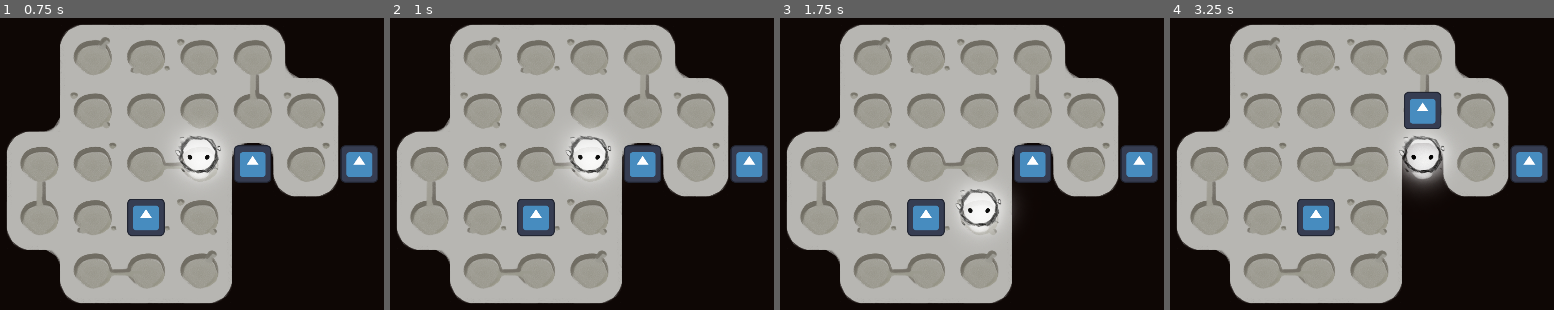
Above: before the commit, frames 1-4 (left to right).
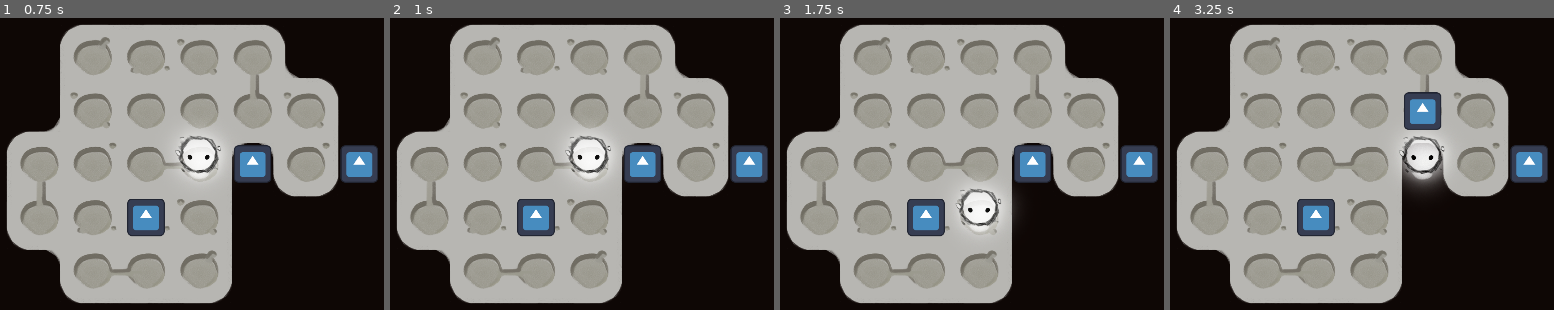
Above: after the commit, the same moments.

Repository: Lukko-Digital/brackeys-jam-2025-1
Game: Godot game, scene res://src/main.tscn
Two runs of this game, one before a commit and one after it. Both use one fixed random seed, a clock stepped at 60 frames per second and the inputs below. The engine's default icon, where the game draws it, is replaced by a stand-in: a white triangle on a blue panel in a dark square.
Inputs:
- Up to frame 1 (0.75 s): tap Enter at 0.5 s; hold D (right) from 0.53 s (still down)
- Up to frame 2 (1 s): keep holding D (right)
- Up to frame 3 (1.75 s): tap Space at 1.25 s; release D (right) at 1.28 s; hold S (down) from 1.28 s (still down)
- Up to frame 4 (3.25 s): tap Enter at 2 s; release S (down) at 2.03 s; hold D (right) 2.03-2.78 s; tap Space at 2.75 s; hold W (up) from 2.78 s (still down)

Frame 1 is identical in both runs. In frame 2, 0.2% of the frame differs, in the area x 45-58%, y 40-54%; in frame 3, 0.2%; in frame 4, 0.3%, in the area x 59-72%, y 25-56%.

Commit message:
lock movement input when moving

Diff:
--- a/src/moveable.gd
+++ b/src/moveable.gd
@@ -2,6 +2,8 @@
 class_name Moveable
 
 const MOVE_LERP_SPEED = 20
+# Threshold between current position and target position that the moveable with stop moving if within
+const MOVE_DISTANCE_THRESHOLD = 2
 
 @onready var movement_ray: RayCast2D = %MovementRay
 
@@ -20,8 +22,12 @@
 
 
 func _process(delta):
-	if position != target_position:
+	if is_moving():
 		position = position.lerp(target_position, MOVE_LERP_SPEED * delta)
+
+
+func is_moving() -> bool:
+	return abs(position.distance_to(target_position)) > MOVE_DISTANCE_THRESHOLD
 
 
 func move(dir: String) -> bool:
--- a/src/player.gd
+++ b/src/player.gd
@@ -5,4 +5,5 @@
 func _unhandled_input(event):
 	for dir in INPUTS.keys():
 		if event.is_action_pressed(dir):
-			move(dir)
+			if not is_moving():
+				move(dir)
